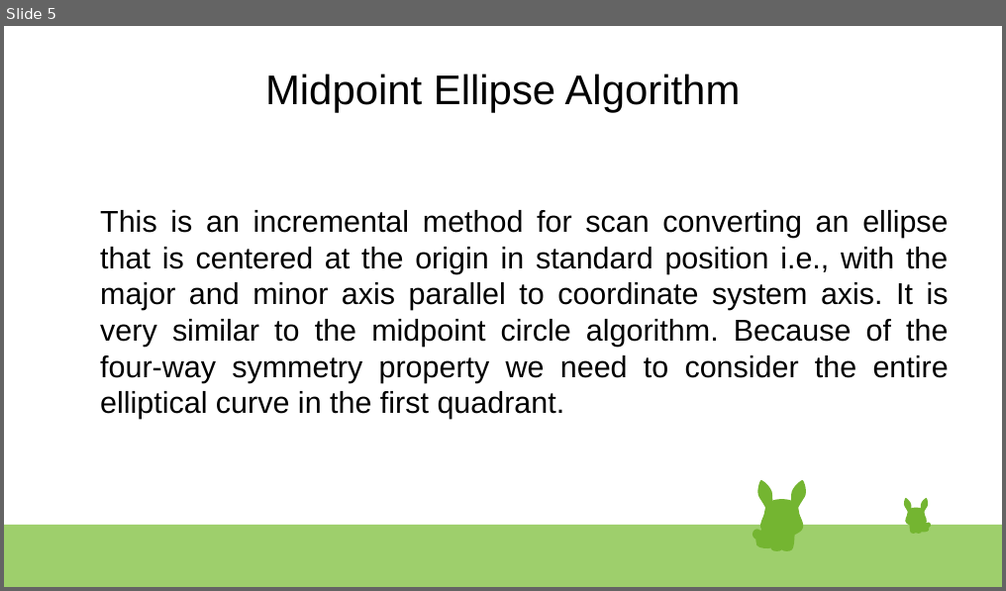
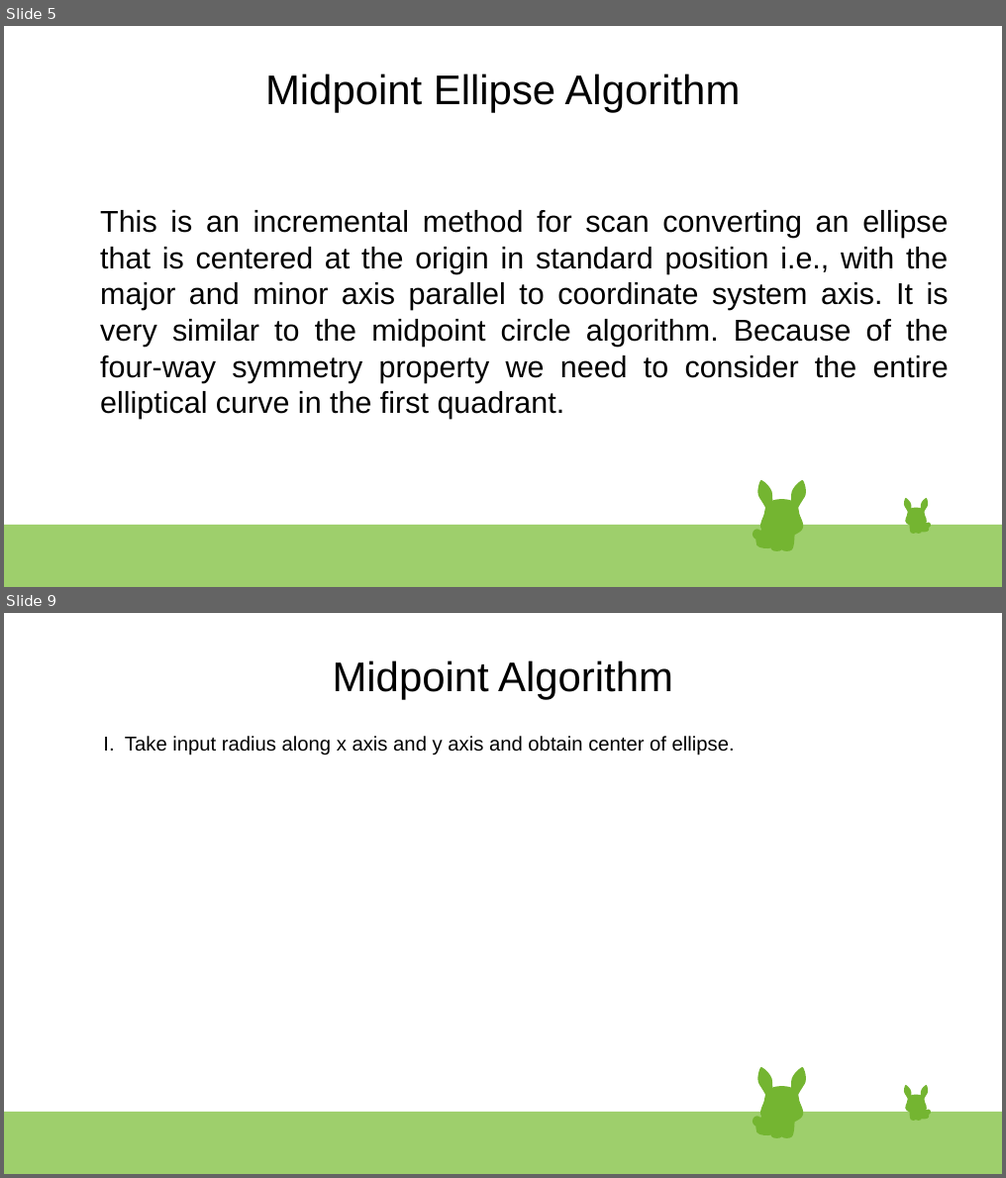
Before and after one commit to seamoonpandey/computer-graphics, a slide deck: ellipse.odp. Shown one above the other, each under a label of ours: slide 5 before the commit, slides 5 and 9 after it; the slides between them are not shown. The pictures are 1006x591 and 1006x1178 pixels, drawn with LibreOffice and Linux fonts; fonts in the diff are those of the drawing. Boxes give left, top, right and bottom in pixels: in the first picture for what was removed or moved away, otherwise in the second. Text is boxed around its words. In the diff, an @@ line names an element or a change of style, - is before the commit and + after.

```diff
--- a/ellipse.odp
+++ b/ellipse.odp
@@ slide 9 added at (x1=4, y1=613, x2=1002, y2=1174), background #FFFFFF; not listed: 47 template elements that a slide beside it also shows @@
@@ title added at (x1=333, y1=661, x2=673, y2=700), 33 pt, text #000000 @@
+Midpoint Algorithm
@@ text added at (x1=125, y1=736, x2=735, y2=756), 16 pt, text #000000 @@
+I. Take input radius along x axis and y axis and obtain center of ellipse.
```
Also in this commit, not shown: 1 slide changed, 11 other slides added, 1 slide removed.
